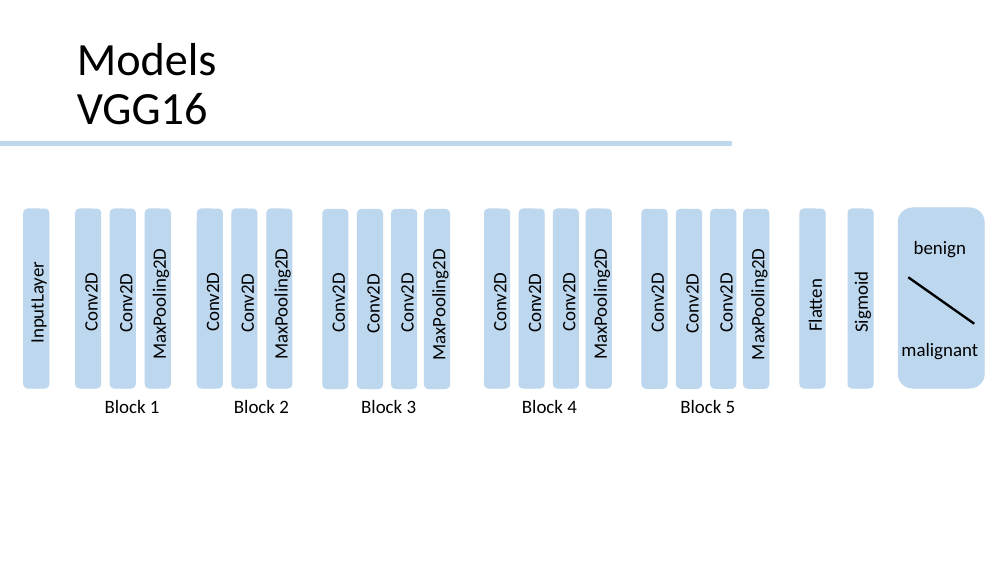
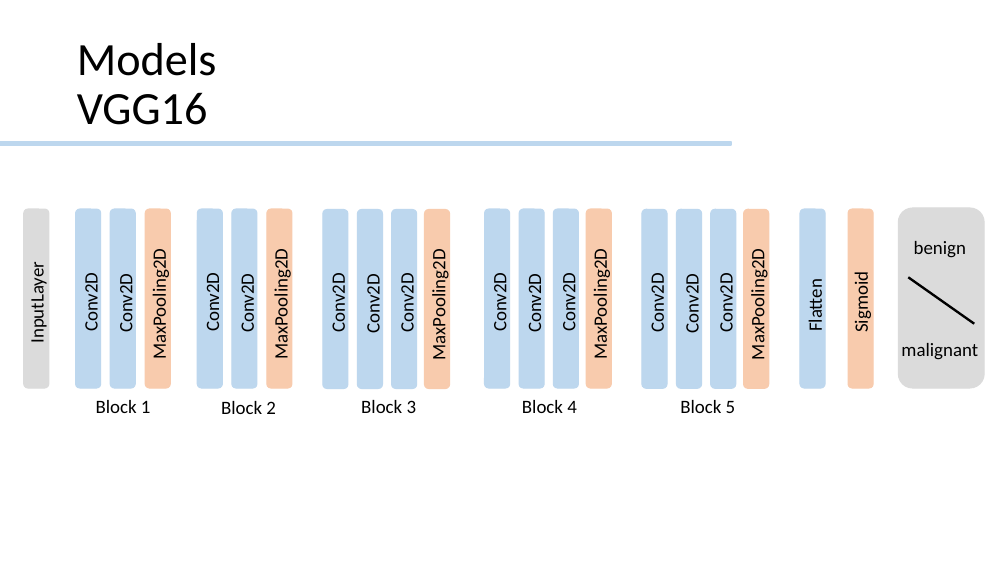
Before and after one commit to JessieMidgley/Seq-Bio-Project, a slide deck: slide 5 of GroupProject_finalPresentation.pptx. Drawn at 1008x567 pixels with LibreOffice and Linux fonts; fonts in the diff are those of the drawing. Boxes give left, top, right and bottom in pixels: in the first picture for what was removed or moved away, otherwise in the second. Text is boxed around its words. In the diff, an @@ line names an element or a change of style, - is before the commit and + after.

```diff
--- a/GroupProject_finalPresentation.pptx
+++ b/GroupProject_finalPresentation.pptx
@@ rounded rectangle at [23, 209, 48, 389]: fill #BDD7EE to #DBDBDB; outline #BDD7EE 1 pt to #DBDBDB 1 pt @@
@@ fill #BDD7EE to #F8CBAD; outline #BDD7EE 1 pt to #F8CBAD 1 pt in 6 elements at [145, 209, 170, 389], [267, 209, 292, 389], [425, 209, 450, 389], [586, 209, 611, 389], [744, 209, 769, 389], [848, 209, 873, 389] @@
@@ rounded rectangle at [898, 208, 985, 388]: fill #BDD7EE to #DBDBDB; outline #BDD7EE 1 pt to #DBDBDB 1 pt @@
@@ text "Block 1": place and size @@
-text "Block 1" at [105, 400, 160, 413]
+text "Block 1" at [96, 400, 151, 413]
@@ text "Block 2": place and size @@
-text "Block 2" at [234, 400, 289, 413]
+text "Block 2" at [221, 401, 276, 414]
```
Also in this commit, not shown: 1 other slide changed, 1 slide removed.
